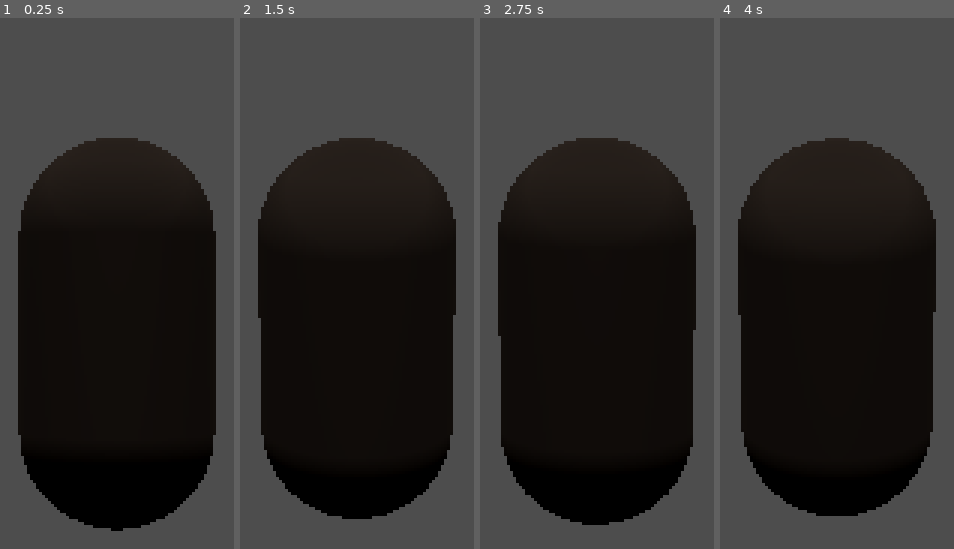
Above: before the commit, frames 1-4 (left to right).
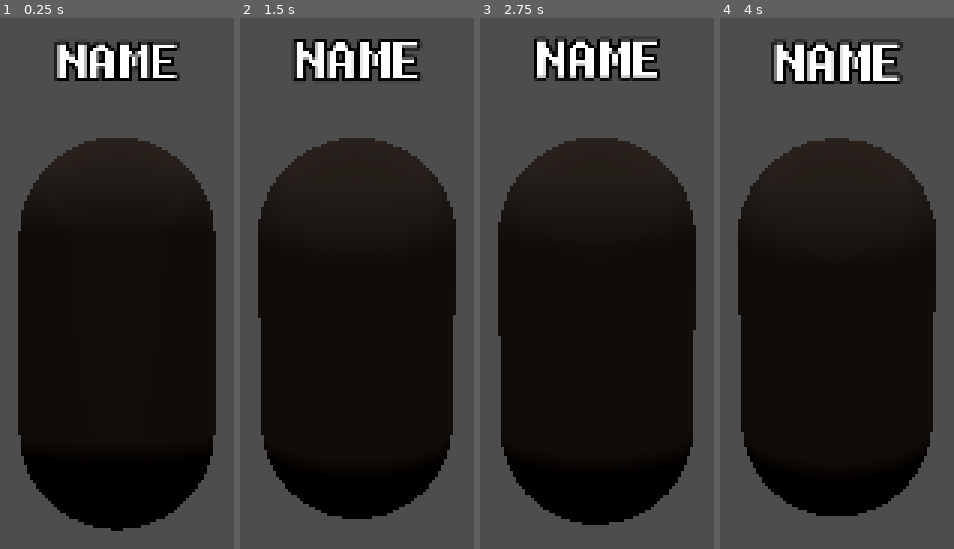
Above: after the commit, the same moments.

Repository: Mo-BiuS/Terrain3DGenTest2
Game: Godot game, scene res://Source/Game/Player/Player.tscn
The game is run twice, just before and just after one commit, with the same random seed, the same clock (stepped at 60 frames per second) and the same inputs. This scene is started directly instead of the project's main scene.
Inputs (mouse positions are in pixels of both pictures, inside the frame that each line leads up to):
- Up to frame 1 (0.25 s): no input
- Up to frame 2 (1.5 s): tap Enter at 0.5 s; move the mouse to (outside the picture) at 0.52 s; hold D (right) 0.53-1.28 s; hold Space (space) 0.53-1.28 s; click (outside the picture) at 0.67 s; move the mouse to (outside the picture) at 1.27 s; hold W (forward) from 1.28 s (still down); tap Space (space) at 1.35 s
- Up to frame 3 (2.75 s): keep holding W (forward); tap Enter at 2 s; move the mouse to (657, 251) at 2.02 s; hold Space (space) from 2.03 s (still down)
- Up to frame 4 (4 s): keep holding W (forward); move the mouse to (806, 331) at 2.77 s; release Space (space) at 2.78 s; tap Space (space) at 2.85 s; tap Enter at 3.5 s; move the mouse to (outside the picture) at 3.52 s; hold Space (space) from 3.53 s (still down)

The runs differ from the first frame. In frame 1, 3.2% of the frame differs, in the area x 23-77%, y 4-12%; in frame 2, 3.7%; in frame 3, 3.6%; in frame 4, 3.9%, in the area x 21-79%, y 3-13%.
Error after the commit: Out of bounds get index '-1' (on base: 'Dictionary') (res://Source/Game/Player/Player.gd:22)

Commit message:
nameLabel

Diff:
--- a/Source/Game/Player/Player.gd
+++ b/Source/Game/Player/Player.gd
@@ -14,9 +14,12 @@
 @onready var camera:Camera3D = $Neck/Camera3d
 @onready var cameraRayCast:RayCast3D = $Neck/RayCast3D
 @onready var meshList:Node3D = $MeshList
+@onready var nameLabel:Label3D = $NameLabel
 
 func _ready():
 	camera.current = (id == multiplayer.get_unique_id())
+	nameLabel.visible = (id != multiplayer.get_unique_id())
+	if multiplayer.is_server():nameLabel.text = G_DATA.playerNameDico[id]
 
 func _process(delta: float) -> void:
 	cameraRayCast.force_raycast_update()
--- a/Source/Game/Player/Player.tscn
+++ b/Source/Game/Player/Player.tscn
@@ -1,6 +1,7 @@
-[gd_scene load_steps=6 format=3 uid="uid://df43ms8oxtrs0"]
+[gd_scene load_steps=7 format=3 uid="uid://df43ms8oxtrs0"]
 
 [ext_resource type="Script" path="res://Source/Game/Player/Player.gd" id="1_ao6qk"]
+[ext_resource type="FontFile" uid="uid://d0aw4bklyegh8" path="res://Ressources/Font/FSEX300.ttf" id="2_s2dwd"]
 
 [sub_resource type="CapsuleMesh" id="CapsuleMesh_csh4g"]
 
@@ -13,6 +14,9 @@
 properties/0/path = NodePath(".:id")
 properties/0/spawn = true
 properties/0/replication_mode = 1
+properties/1/path = NodePath("NameLabel:text")
+properties/1/spawn = true
+properties/1/replication_mode = 1
 
 [node name="Player" type="CharacterBody3D"]
 transform = Transform3D(1, 0, 0, 0, 1, 0, 0, 0, 1, 0, 128, 0)
@@ -52,5 +56,12 @@
 shadow_enabled = true
 omni_range = 1024.0
 
+[node name="NameLabel" type="Label3D" parent="."]
+transform = Transform3D(1, 0, 0, 0, 1, 0, 0, 0, 1, 0, 1.4, 0)
+billboard = 1
+text = "NAME"
+font = ExtResource("2_s2dwd")
+font_size = 64
+
 [node name="MultiplayerSynchronizer" type="MultiplayerSynchronizer" parent="."]
 replication_config = SubResource("SceneReplicationConfig_myytl")
